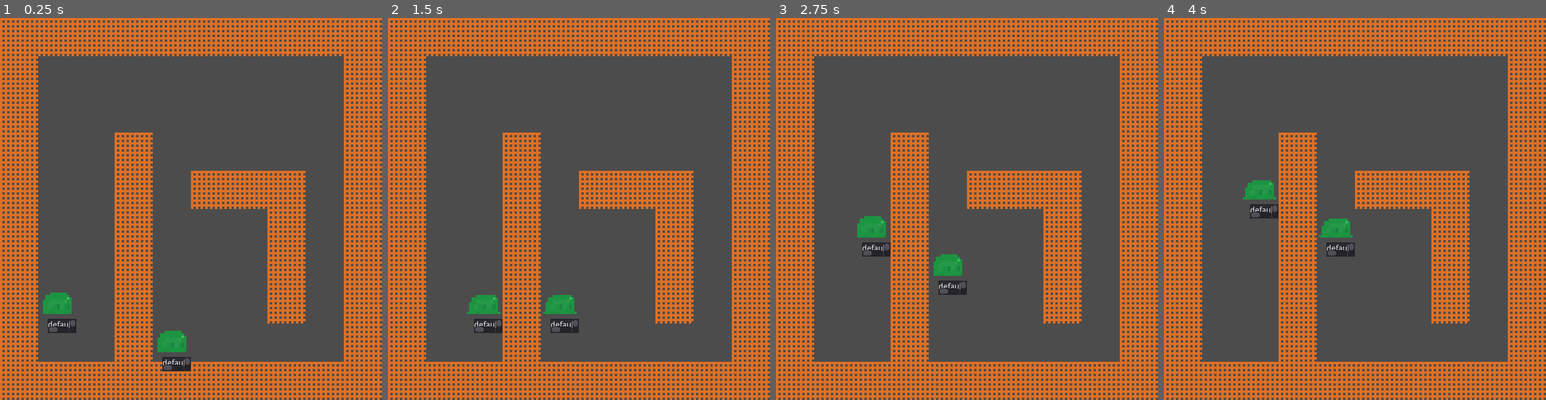
Above: before the commit, frames 1-4 (left to right).
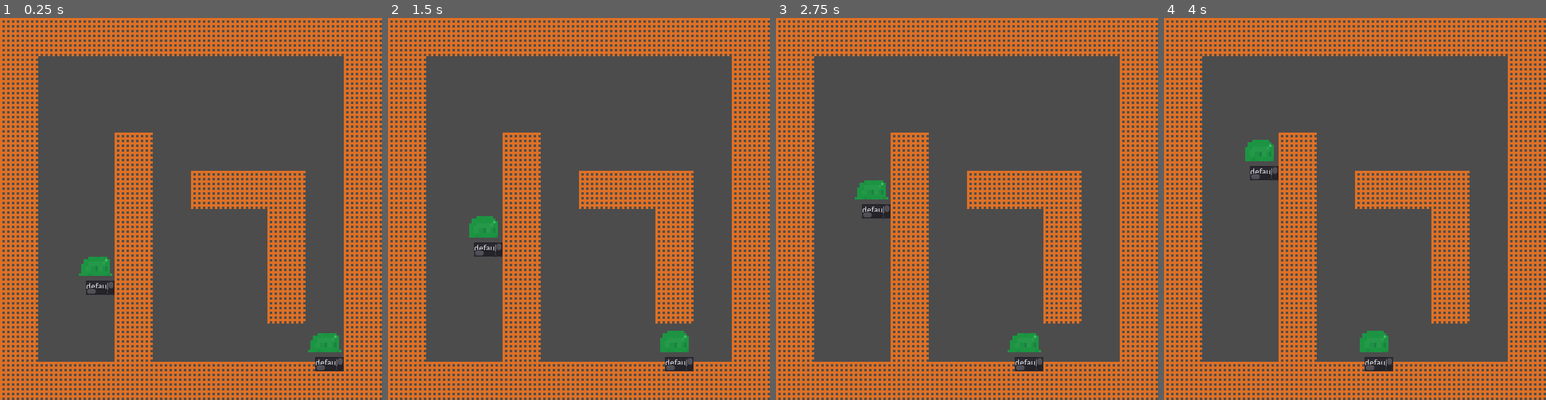
Above: after the commit, the same moments.

Repository: TuoLiYinLi/MonsterSmelter
Game: Godot game, scene res://test_3.tscn
The game is run twice, just before and just after one commit, with the same random seed, the same clock (stepped at 60 frames per second) and the same inputs.
Inputs:
- Up to frame 1 (0.25 s): no input
- Up to frame 2 (1.5 s): no input
- Up to frame 3 (2.75 s): no input
- Up to frame 4 (4 s): tap Enter at 3.5 s

The runs differ from the first frame. In frame 1, 2.5% of the frame differs, in the area x 11-90%, y 62-93%; in frame 2, 2.4%; in frame 3, 2.4%; in frame 4, 2.4%.

Commit message:
寻路完善，子弹发射初步完成“

Diff:
--- a/System/BattleEntity/BattleEntity.gd
+++ b/System/BattleEntity/BattleEntity.gd
@@ -229,7 +229,8 @@
 		else:
 			position += delta_posi
 
-		if(target_grid != grid and (position - next_position).length_squared()<(position - last_position).length_squared()):
+#		if(target_grid != grid and (position - next_position).length_squared()<(position - last_position).length_squared()):
+		if(target_grid != grid):
 			on_leave_grid()
 			on_enter_grid(target_grid)
 	else:
@@ -241,8 +242,6 @@
 
 # 发动进攻
 func offence(be:BattleEntity):
-	attack_cd += 1
-
 	print("%s 发起攻击 %s" % [self.description, be.description])
 
 	# 实际的护甲率
@@ -350,13 +349,19 @@
 
 # 开始向目标网格移动
 func move_to(_target_grid):
+	# 冷却
 	if(is_moving or moving_cd>0):
 		print("%s的移动能力还在冷却" % [self.description])
 		return
 	else:
-		moving_cd += 1
-		target_grid = _target_grid
-		next_position = _target_grid.position
+		# 网格可用性检查
+		var g = G.grid_manager.get_grid_at(_target_grid.index_x,_target_grid.index_y)
+		if(!g.building and !g.battle_entity):
+			moving_cd += 1
+			target_grid = _target_grid
+			next_position = _target_grid.position
+		else:
+			printerr("[BattleEntity] 网格阻挡，取消移动")
 
 # 直接将当前战斗实体传送到目标位置
 func teleport_to(_target_grid):
@@ -407,3 +412,7 @@
 var test=1
 var target_position_list:Array
 #--------------------------------
+
+#------------------------------------------------------
+func is_BattleEntity():
+	pass
--- a/System/BattleEntity/BattleEntity.tscn
+++ b/System/BattleEntity/BattleEntity.tscn
@@ -46,6 +46,7 @@
 [node name="AnimatedSprite" type="AnimatedSprite" parent="sprite"]
 scale = Vector2( 4, 4 )
 frames = SubResource( 1 )
+frame = 2
 playing = true
 
 [node name="weapon_pivot" type="Node2D" parent="."]
--- a/System/Building/Building.gd
+++ b/System/Building/Building.gd
@@ -9,3 +9,6 @@
 func set_grid(g):
 	grid = g
 	position = grid.position
+
+func xxx():
+	pass
--- a/System/Building/Building.tscn
+++ b/System/Building/Building.tscn
@@ -1,9 +1,10 @@
-[gd_scene load_steps=3 format=2]
+[gd_scene load_steps=4 format=2]
 
 [ext_resource path="res://System/Building/Building.gd" type="Script" id=1]
 [ext_resource path="res://Texture/Misc/debug_physics_support.png" type="Texture" id=2]
 
-
+[sub_resource type="RectangleShape2D" id=1]
+extents = Vector2( 32, 32 )
 
 [node name="Building" type="Node2D"]
 script = ExtResource( 1 )
@@ -11,3 +12,8 @@
 [node name="Sprite" type="Sprite" parent="."]
 scale = Vector2( 4, 4 )
 texture = ExtResource( 2 )
+
+[node name="Area2D" type="Area2D" parent="."]
+
+[node name="CollisionShape2D" type="CollisionShape2D" parent="Area2D"]
+shape = SubResource( 1 )
--- a/System/Global/G.gd
+++ b/System/Global/G.gd
@@ -54,14 +54,15 @@
 # 点燃基因
 var gene_ignite:PackedScene = load("res://gene_ignite.tscn")
 
-
+#发射子弹
+var projectile:PackedScene = load("res://System/Projectile/Projectile.tscn")
 
 
 # ----------------------------------------------------------------------
 # 导出寻路网格
 func simple_navigate_matrix(_grid)->float:
 	if(_grid.battle_entity != null):
-		return 0.0
+		return 2.0
 	if(_grid.building != null):
 		return 1.0
 	return 0.0
--- a/System/GridManager/GridManager.gd
+++ b/System/GridManager/GridManager.gd
@@ -100,3 +100,33 @@
 # 计算两个网格之间的距离
 func distance(grid1, grid2)->int:
 	return int(abs(grid1.index_x - grid2.index_x) + abs(grid1.index_y - grid2.index_y))
+
+
+#up 1 down 2 left 3 right 4
+
+#判断范围内有没有敌人Z
+func finder_enemy(distance:int,grid)->int:
+	#导出普通地图
+	var mt = to_navigate_matrix(G,"simple_navigate_matrix")
+
+	#检测x轴上是否有怪物
+	for i in range(grid.index_x-distance,grid.index_x+distance+1):
+		if i<0 or i>=len(mt[0]) or i == grid.index_x:
+			continue
+		if mt[i][grid.index_y] == 2:
+			if i > grid.index_x:
+				return 4
+			else:
+				return 3
+
+	#检测y轴上是否有怪物
+	for i in range(grid.index_y-distance,grid.index_y+distance+1):
+		if i<0 or i>=len(mt[0]) or i == grid.index_y:
+			continue
+		if mt[grid.index_x][i] == 2:
+			if i > grid.index_y:
+				return 2
+			else:
+				return 1
+
+	return 0
--- a/System/PathFinder/PathFinder.gd
+++ b/System/PathFinder/PathFinder.gd
@@ -125,7 +125,7 @@
 		#所有情况变量控制写在这
 		if next_x >= len(map[0]) or next_x < 0 or next_y >= len(map[0]) or next_y < 0 or (next_x == start_position[0] and next_y ==start_position[1]):
 			continue
-		if map[next_x][next_y] == 1 or map[next_x][next_y] == 500:
+		if map[next_x][next_y] == 1 or map[next_x][next_y] == 500 or map[next_x][next_y] == 99999:
 			map[next_x][next_y] = map[x][y] + map[next_x][next_y]
 			A(map,next_x, next_y, m, n)
 		elif map[x][y] + map2[next_x][next_y] < map[next_x][next_y]:
@@ -140,7 +140,7 @@
 	var next_y
 	var start = [final_x, final_y]
 	while start_x != start[0] or start_y != start[1]:
-		var mins = 100000
+		var mins = 10000000
 		next_x = 0
 		next_y = 0
 		final_x = start[0]
--- a/System/Projectile/Projectile.gd
+++ b/System/Projectile/Projectile.gd
@@ -6,7 +6,78 @@
 class_name Projectile
 
 # 自己的主人
-var host = null
+var host:BattleEntity = null
+# 速度
+var speed:float = 10*64
+# 方向
+var direction:int
 
-func hit():
-	pass
+#位置
+var velocity:Vector2
+
+var damp
+
+#经过时间
+var life_time:float
+
+# 是否击中后立即销毁
+var collision_destory:int
+
+# 是否可以穿墙
+var through:int
+
+#
+func set_host(hs:BattleEntity,direction:int):
+	self.host = hs
+	self.direction = direction
+	#提前设置好Z
+	self.through = 0
+	self.collision_destory = 0
+	self.life_time = 2
+
+#up 1 down 2 left 3 right 4
+func _physics_process(delta):
+	if life_time == 0 :
+		queue_free()
+		return
+	life_time -= delta
+	velocity = Vector2.ZERO
+	match self.direction:
+		1:
+			velocity.y-=32
+		2:
+			velocity.y+=32
+		3:
+			velocity.x-=32
+		4:
+			velocity.x+=32
+	if velocity.length()>0:
+		velocity = velocity.normalized()*speed
+		position += velocity *delta
+
+
+
+
+# 信号接入
+# 当击中战斗实体(BattleEntity)或建筑(Building)时会触发
+func on_enter_area(area:Area2D):
+	#获取父节点
+	var _battle_entity = area.get_parent()
+#	print(_battle_entity)
+	if _battle_entity == host:
+		print("[Projectile] %s 击中自己" %self)
+		return
+	#判断能不能穿墙
+	elif _battle_entity.has_method("xxx"):
+		if through:
+			pass
+		else:
+			queue_free()
+			return
+	print("[Projectile] %s 击中敌人 %s"%[self,_battle_entity])
+	host.offence(_battle_entity)
+	#判断撞击后是否被销毁
+	if collision_destory:
+		pass
+	else:
+		queue_free()
--- a/System/Projectile/Projectile.tscn
+++ b/System/Projectile/Projectile.tscn
@@ -1,6 +1,31 @@
-[gd_scene load_steps=2 format=2]
+[gd_scene load_steps=5 format=2]
 
 [ext_resource path="res://System/Projectile/Projectile.gd" type="Script" id=1]
+[ext_resource path="res://Texture/Particle/bool.png" type="Texture" id=2]
+
+[sub_resource type="CircleShape2D" id=1]
+radius = 8.0
+
+[sub_resource type="SpriteFrames" id=2]
+animations = [ {
+"frames": [ ExtResource( 2 ) ],
+"loop": true,
+"name": "default",
+"speed": 5.0
+} ]
 
 [node name="Projectile" type="Node2D"]
 script = ExtResource( 1 )
+
+[node name="Area2D" type="Area2D" parent="."]
+collision_layer = 0
+
+[node name="CollisionShape2D" type="CollisionShape2D" parent="Area2D"]
+shape = SubResource( 1 )
+
+[node name="AnimatedSprite" type="AnimatedSprite" parent="."]
+position = Vector2( 9.53674e-07, -1.63913e-07 )
+scale = Vector2( 0.251953, 0.280702 )
+frames = SubResource( 2 )
+
+[connection signal="area_entered" from="Area2D" to="." method="on_enter_area"]
--- a/System/Weapon/Weapon.gd
+++ b/System/Weapon/Weapon.gd
@@ -23,10 +23,20 @@
 	# 如果当前角色有攻击目标
 	if(get_target()):
 		# 在攻击范围内则进行攻击
-		if(G.grid_manager.distance(get_host().grid, get_target().grid) == 1):
+		#if(G.grid_manager.distance(get_host().grid, get_target().grid) <= 2):
+		#方向位置检测函数（攻击距离，主人的位置）Z
+		var direction = G.grid_manager.finder_enemy(4,get_host().grid)
+		if(direction):
 			if(get_host().attack_cd<=0):
 				print("[Weapon] 进入攻击范围，发动战斗")
-				get_host().offence(get_target())
+#				get_host().offence(get_target())
+				#生成子弹 Z
+				var bullet=G.projectile.instance()
+				bullet.set_host(get_host(),direction)
+				get_host().get_parent().add_child(bullet)
+				bullet.global_position = global_position
+
+				get_host().attack_cd += 1
 		# 在范围外则进行寻路靠近目标
 		else:
 			#使用权值地图计算 Z
--- a/test_3.gd
+++ b/test_3.gd
@@ -21,6 +21,12 @@
 			grid.building = b
 			b.grid = grid
 
+#	for grid in gm.get_grids_range(3,1,3,4):
+#			var b = G.building.instance()
+#			add_child(b)
+#			grid.building = b
+#			b.grid = grid
+
 	for grid in gm.get_grids_range(5,4,6,4):
 			var b = G.building.instance()
 			add_child(b)
@@ -35,7 +41,7 @@
 
 	var m1 = G.battle_entity.instance()
 	add_child(m1)
-	m1.teleport_to(gm.get_grid_at(5,8))
+	m1.teleport_to(gm.get_grid_at(9,8))
 	m1.description = "p1"
 
 	var w1 = G.weapon.instance()
@@ -43,13 +49,15 @@
 
 	var m2 = G.battle_entity.instance()
 	add_child(m2)
-	m2.teleport_to(gm.get_grid_at(1,7))
+	m2.teleport_to(gm.get_grid_at(1,6))
 	m2.description = "p2"
 
-	m2.moving_cd = 0.5
+
+#	m2.moving_cd = 0.5
 
 	var w2 = G.weapon.instance()
 	m2.get_node("weapon_pivot").add_child(w2)
 
+
 	m1.attack_target = m2
 	m2.attack_target = m1
--- a/test_4.gd
+++ b/test_4.gd
@@ -35,21 +35,33 @@
 
 	var m1 = G.battle_entity.instance()
 	add_child(m1)
-	m1.teleport_to(gm.get_grid_at(5,8))
+	m1.teleport_to(gm.get_grid_at(1,2))
 	m1.description = "p1"
 
 	var w1 = G.weapon.instance()
 	m1.get_node("weapon_pivot").add_child(w1)
 
-	#目标点列表
-	var target_position_list = [[2,6],[3,8],[8,8]]
-	var mt = G.grid_manager.to_navigate_matrix(G,"simple_navigate_matrix")
-	var ma = G.grid_manager.to_navigate_matrix(G,"simple_navigate_weight_matrix")
+	var m2 = G.battle_entity.instance()
+	add_child(m2)
+	m2.teleport_to(gm.get_grid_at(7,2))
+	m2.description = "p2"
 
-	#进入列表寻路
-	print("普通地图计算最短路径的点为",G.path_finder.next_step_multi(mt,5,8,target_position_list))
-	print("权重地图计算最短路径的点为",G.path_finder.next_step_multi_A(ma,5,8,target_position_list))
+	var w2 = G.weapon.instance()
+	m2.get_node("weapon_pivot").add_child(w2)
 
-	var ss = G.grid_manager.to_navigate_matrix(G,"simple_navigate_weight_matrix")
+
+	m1.attack_target = m2
+	m2.attack_target = m1
+
+#	#目标点列表
+#	var target_position_list = [[2,6],[3,8],[8,8]]
+#	var mt = G.grid_manager.to_navigate_matrix(G,"simple_navigate_matrix")
+#	var ma = G.grid_manager.to_navigate_matrix(G,"simple_navigate_weight_matrix")
+#
+#	#进入列表寻路
+#	print("普通地图计算最短路径的点为",G.path_finder.next_step_multi(mt,5,8,target_position_list))
+#	print("权重地图计算最短路径的点为",G.path_finder.next_step_multi_A(ma,5,8,target_position_list))
+#
+#	var ss = G.grid_manager.to_navigate_matrix(G,"simple_navigate_weight_matrix")
 
 	#print(G.path_finder.next_step_A(ss,1,1,8,8))
Binary file added: Texture/Particle/bool.png
Not shown, added: Texture/Particle/bool.png.import
